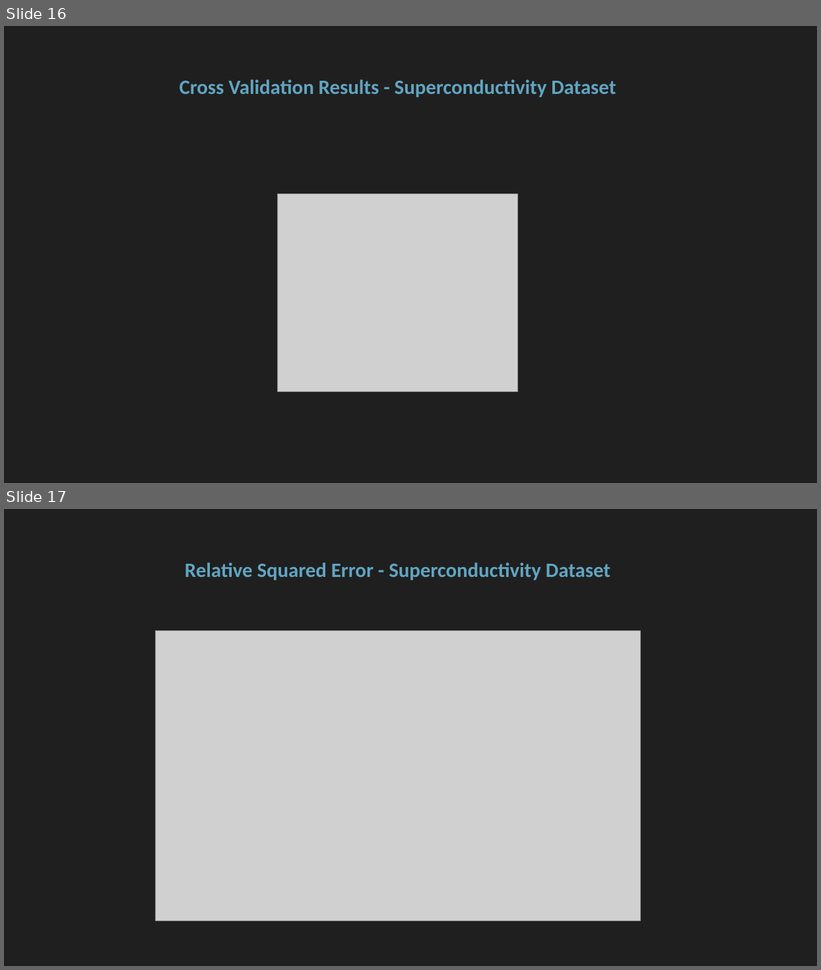
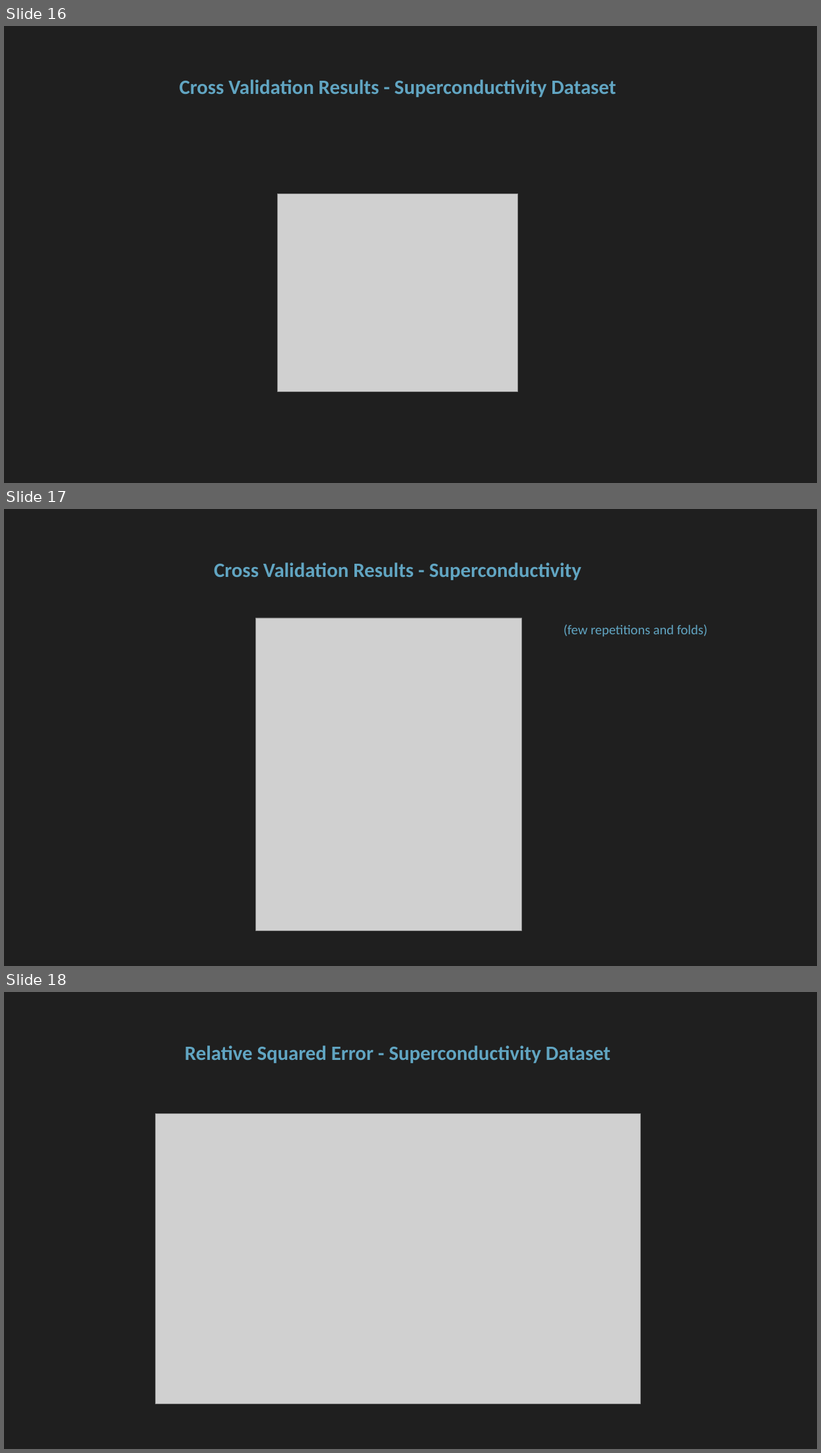
Before and after one commit to floengl/Machine-Learning, a slide deck: Exercise_2/Exercie2_slides.pptx. Shown one above the other, each under a label of ours: slides 16 and 17 before the commit, slides 16, 17 and 18 after it. The pictures are 821x970 and 821x1453 pixels, drawn with LibreOffice and Linux fonts; fonts in the diff are those of the drawing; grey boxes stand for pictures. Boxes give left, top, right and bottom in pixels: in the first picture for what was removed or moved away, otherwise in the second. Text is boxed around its words. In the diff, an @@ line names an element or a change of style, - is before the commit and + after.

```diff
--- a/Exercise_2/Exercie2_slides.pptx
+++ b/Exercise_2/Exercie2_slides.pptx
@@ slide 17 added at [4, 509, 817, 966], background #1F1F1F @@
@@ title added at [214, 562, 582, 580], 24 pt, text #61A5C2, bold @@
+Cross Validation Results - Superconductivity
@@ picture added at [256, 618, 522, 931] @@
@@ text added at [564, 625, 708, 637], 16 pt, text #61A5C2 @@
+(few repetitions and folds)
@@ what was slide 17 is now slide 18 @@
```
Also in this commit, not shown: 2 other files.
